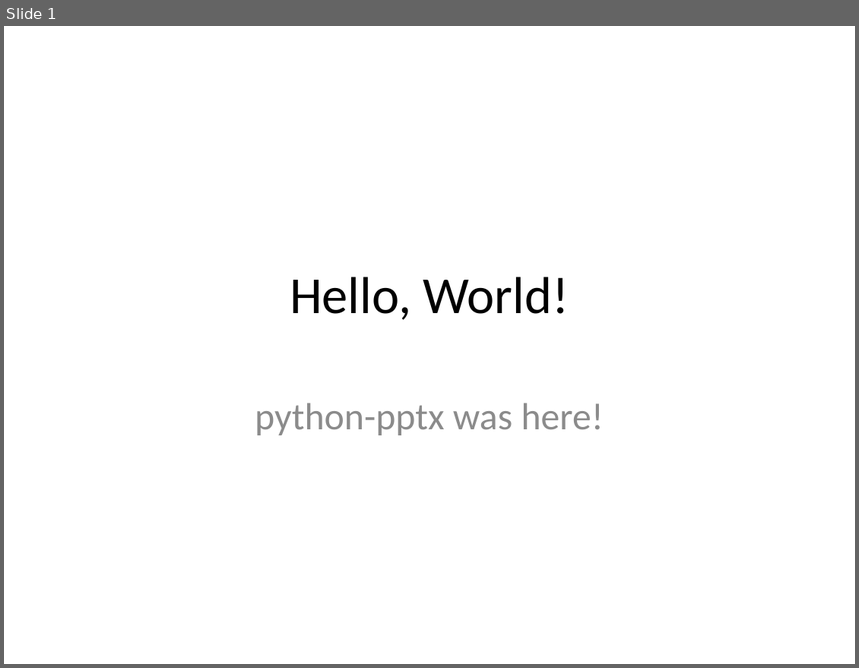
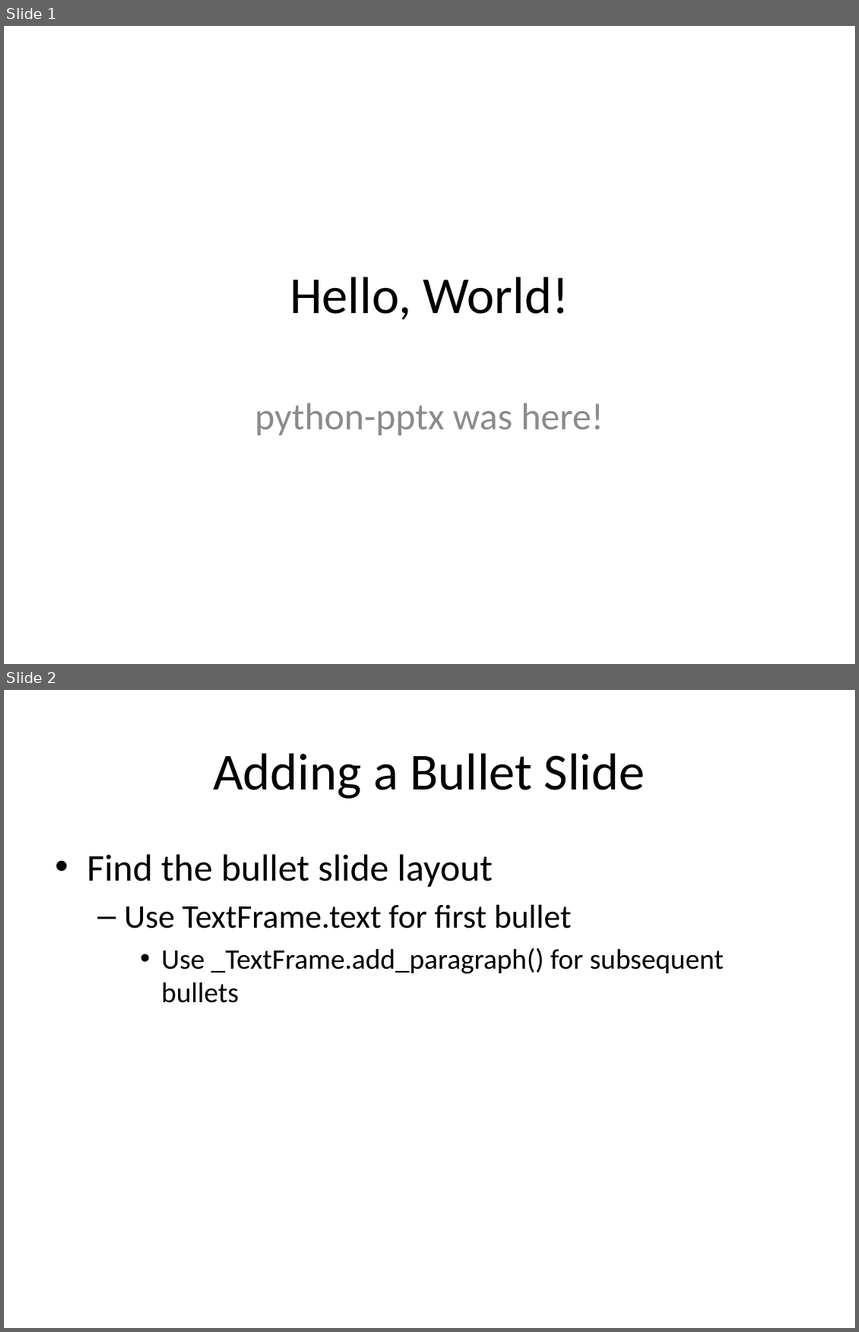
Before and after one commit to davidm3591/et_debug, a slide deck: testing_debug/working_with_python-pptx/test.pptx. Shown one above the other, each under a label of ours: slide 1 before the commit, slides 1 and 2 after it. The pictures are 859x668 and 859x1332 pixels, drawn with LibreOffice and Linux fonts; fonts in the diff are those of the drawing. Boxes give left, top, right and bottom in pixels: in the first picture for what was removed or moved away, otherwise in the second. Text is boxed around its words. In the diff, an @@ line names an element or a change of style, - is before the commit and + after.

```diff
--- a/testing_debug/working_with_python-pptx/test.pptx
+++ b/testing_debug/working_with_python-pptx/test.pptx
@@ slide 2 added at box(4, 690, 855, 1328), background #FFFFFF @@
@@ title added at box(213, 753, 645, 799), 44 pt, text #000000 @@
+Adding a Bullet Slide
@@ text added at box(87, 854, 724, 1003), 24 pt, text #000000 @@
+• Find the bullet slide layout
+  – Use TextFrame.text for first bullet
+    • Use _TextFrame.add_paragraph() for subsequent bullets
```
Also in this commit, not shown: 1 other file.
